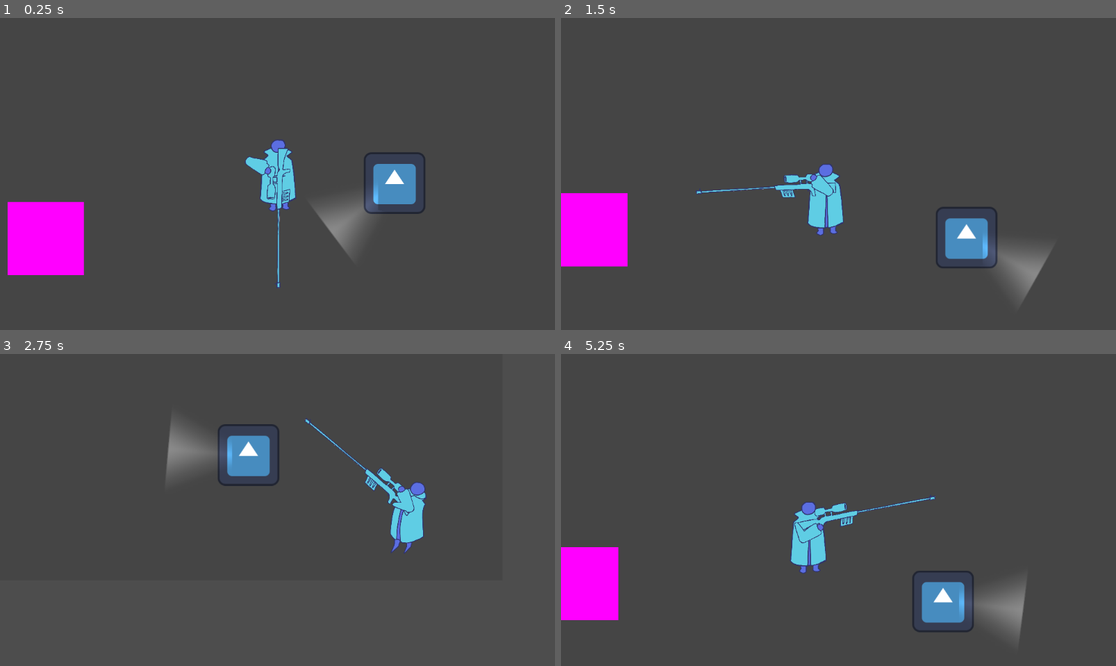
Above: before the commit, frames 1-4 (two rows, left to right).
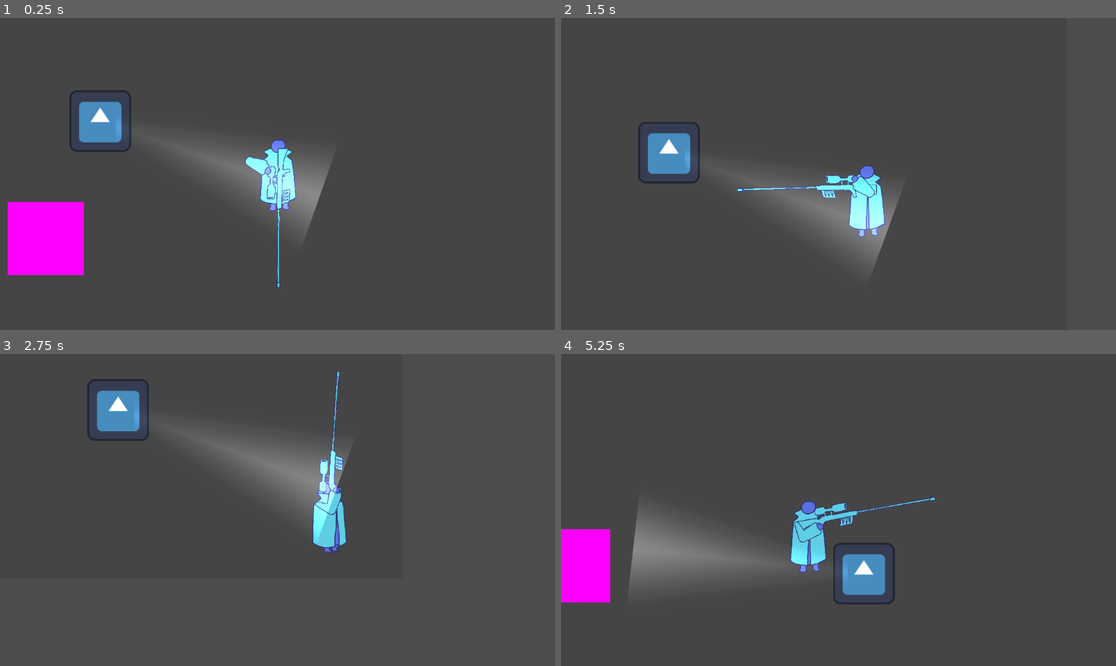
Above: after the commit, the same moments.

Repository: lonelyfloat/brackeys2025
Game: Godot game, scene res://basicTestScene.tscn
The game is run twice, just before and just after one commit, with the same random seed, the same clock (stepped at 60 frames per second) and the same inputs. The engine's default icon, where the game draws it, is replaced by a stand-in: a white triangle on a blue panel in a dark square.
Inputs (mouse positions are in pixels of both pictures, inside the frame that each line leads up to):
- Up to frame 1 (0.25 s): no input
- Up to frame 2 (1.5 s): move the mouse to (960, 158) at 0.52 s; hold D (move_right) 0.53-1.28 s; move the mouse to (727, 189) at 1.27 s; hold S (move_down) from 1.28 s (still down)
- Up to frame 3 (2.75 s): move the mouse to (333, 441) at 2.02 s; release S (move_down) at 2.03 s; hold D (move_right) from 2.03 s (still down)
- Up to frame 4 (5.25 s): move the mouse to (810, 572) at 2.77 s; release D (move_right) at 2.78 s; hold W (move_up) 2.78-3.53 s; move the mouse to (1005, 556) at 3.52 s; hold A (move_left) 3.53-5.03 s; move the mouse to (672, 463) at 4.27 s; move the mouse to (866, 510) at 5.02 s; hold S (move_down) from 5.03 s (still down)

The runs differ from the first frame. In frame 1, 7.1% of the frame differs, in the area x 12-77%, y 23-76%; in frame 2, 11%, in the area x 0-88%, y 33-90%; in frame 3, 8.4%; in frame 4, 8.9%.

Commit message:
NPC changes

Diff:
--- a/basicTestScene.tscn
+++ b/basicTestScene.tscn
@@ -43,8 +43,11 @@
 texture = SubResource("NoiseTexture2D_6xsw3")
 
 [node name="GenericCrowdNPC" parent="." instance=ExtResource("2_h48vl")]
-position = Vector2(324, -93)
+position = Vector2(-374, -209)
 path = Array[Vector2]([Vector2(200, 0), Vector2(400, 100), Vector2(0, 50)])
+light_texture_scale = 2
+view_cone_angle = 15.0
+ray_length = 500.0
 texture = ExtResource("3_nmpvq")
 
 [node name="SuspicionManager" parent="." instance=ExtResource("4_54eyk")]
--- a/generic_crowd_npc.gd
+++ b/generic_crowd_npc.gd
@@ -4,7 +4,9 @@
 
 @export var path: Array[Vector2]
 @export var speed := 200
+@export var light_texture_scale := 5
 @export var view_cone_angle := 30.0
+@export var ray_length := 300.0
 
 
 @export var texture: Texture2D:
@@ -22,7 +24,6 @@
 var acceptable_pt_diff := 15 # this value will need to be adjusted as we go - represents 'how close' an npc can be to a point
 var moving_path_forward := true
 var move_dir := Vector2.ZERO
-var ray_length: float
 
 signal suspicion_raised(amount: float)
 
@@ -31,14 +32,14 @@
         if path.size() > 1:
             for i in range(0, path.size() - 1):
                 draw_line(path[i] - global_position, path[i+1] - global_position, Color(1,1,1,1))
-        ray_length = ray.target_position.y
         draw_line(Vector2.ZERO, ray_length * Vector2(cos(deg_to_rad(-view_cone_angle)), sin(deg_to_rad(-view_cone_angle))), Color(0,1,0,1))
         draw_line(Vector2.ZERO, ray_length * Vector2(cos(deg_to_rad(view_cone_angle)), sin(deg_to_rad(view_cone_angle))), Color(0,1,0,1))
 
 
 func config_light_texture() ->void:
+    light.texture_scale = light_texture_scale
     var angle = view_cone_angle
-    var tex_size = ray_length/5
+    var tex_size = ray_length/light_texture_scale
     var ltex = load("light_texture.tres")
     var half = ltex.duplicate()
     var w = int(tex_size * cos(deg_to_rad(angle)))
@@ -54,9 +55,10 @@
     wholeimg.blit_rect(flipped, Rect2i(0, 0, w, halfh), Vector2i(0,halfh))
     var itex := ImageTexture.create_from_image(wholeimg)
     light.texture = itex
+    light.position.x = light.texture.get_width() * light_texture_scale / 2.0
 
 func _ready() -> void:
-    ray_length = ray.target_position.y
+    ray.target_position = Vector2(0, ray_length)
     sprite.texture = texture
     config_light_texture()
 
@@ -91,7 +93,7 @@
     if not Engine.is_editor_hint():
         move_along_path()
         move_dir = velocity.normalized()
-        lightPivot.rotation = atan2(move_dir.y, move_dir.x)
+        lightPivot.rotation = lerp(lightPivot.rotation, atan2(move_dir.y, move_dir.x), 0.2)
         scan_ray(delta)
         queue_redraw()
         move_and_slide()
@@ -99,5 +101,4 @@
 func _notification(what: int) -> void:
     if what == NOTIFICATION_EDITOR_POST_SAVE:
         queue_redraw()
-        ray_length = ray.target_position.y
         config_light_texture()
--- a/generic_crowd_npc.tscn
+++ b/generic_crowd_npc.tscn
@@ -14,15 +14,16 @@
 "width": 34
 }
 
-[sub_resource type="ImageTexture" id="ImageTexture_ffop8"]
-image = SubResource("Image_57u1i")
+[sub_resource type="ImageTexture" id="ImageTexture_xussg"]
+image = SubResource("Image_sigxo")
 
 [sub_resource type="RectangleShape2D" id="RectangleShape2D_a8g5d"]
-size = Vector2(67, 109)
+size = Vector2(67, 112)
 
 [node name="GenericCrowdNPC" type="CharacterBody2D" groups=["NPCs"]]
 motion_mode = 1
 script = ExtResource("1_qfsqu")
+ray_length = 200.0
 
 [node name="LightOccluder2D" type="LightOccluder2D" parent="."]
 occluder = SubResource("OccluderPolygon2D_g2s0s")
@@ -30,13 +31,13 @@
 [node name="LightPivot" type="Node2D" parent="."]
 
 [node name="PointLight2D" type="PointLight2D" parent="LightPivot"]
-position = Vector2(83, 0)
+position = Vector2(85, 0)
 shadow_enabled = true
-texture = SubResource("ImageTexture_ffop8")
+texture = SubResource("ImageTexture_xussg")
 texture_scale = 5.0
 
 [node name="CollisionShape2D" type="CollisionShape2D" parent="."]
-position = Vector2(0.5, -0.5)
+position = Vector2(-0.5, 0)
 shape = SubResource("RectangleShape2D_a8g5d")
 
 [node name="Sprite2D" type="Sprite2D" parent="."]
Not shown: 1 places in basicTestScene.tscn that only renumber resources
Not shown: 1 places in generic_crowd_npc.tscn that only renumber resources
